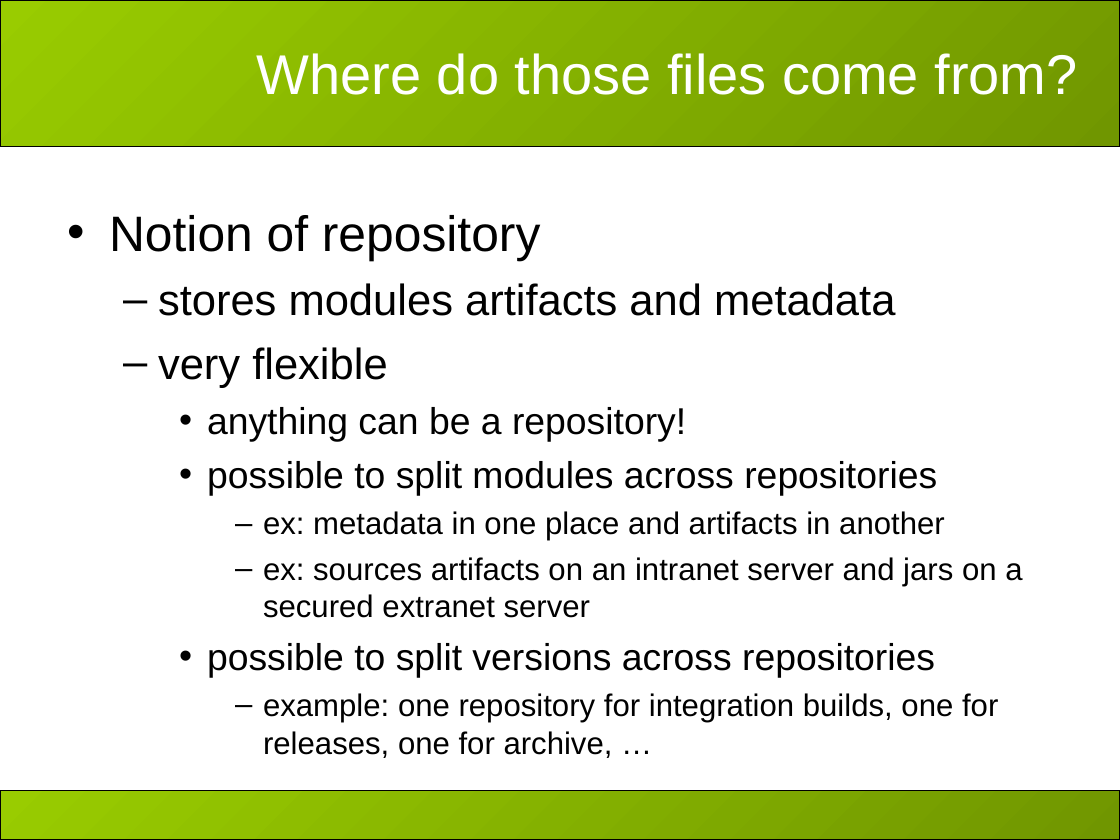
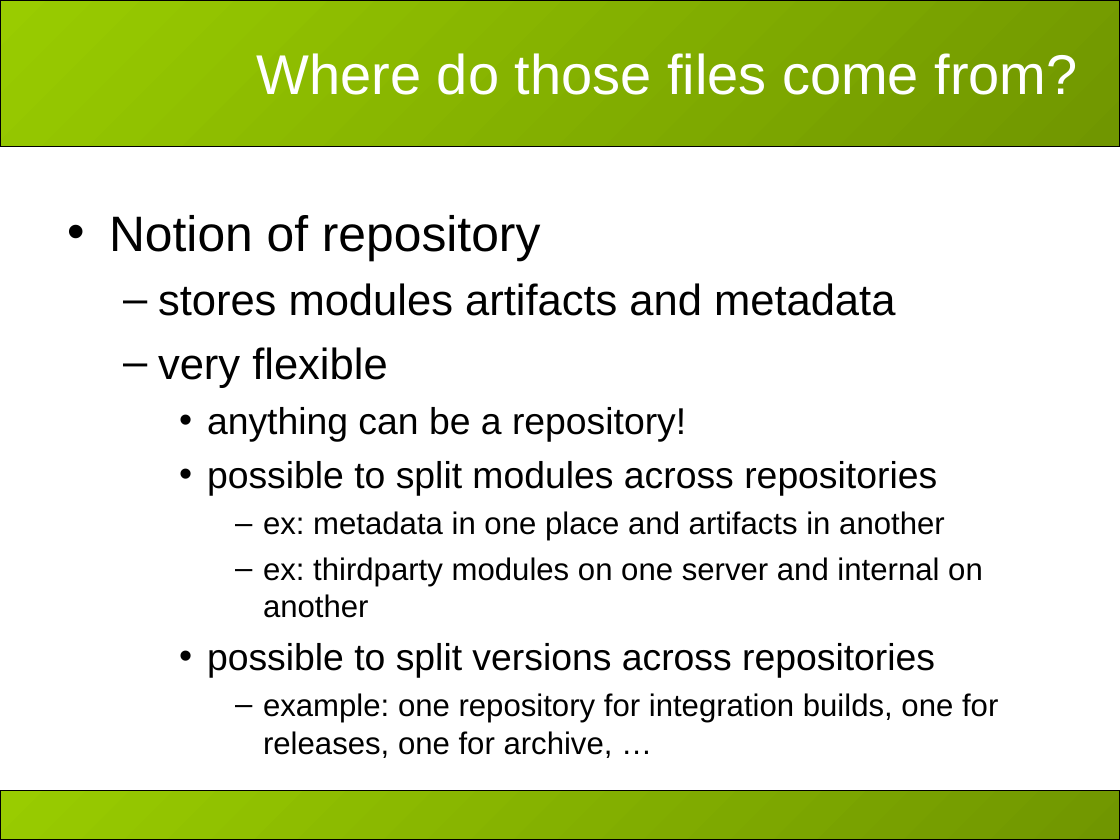
Before and after one commit to hiroyasub/ant-ivy-cregit, a slide deck: slide 14 of doc/presentations/apache-con-2007/slides.ppt. Drawn at 1120x840 pixels with LibreOffice and Linux fonts; fonts in the diff are those of the drawing; background and template pictures are left out. Boxes give left, top, right and bottom in pixels: in the first picture for what was removed or moved away, otherwise in the second. Text is boxed around its words. In the diff, an @@ line names an element or a change of style, - is before the commit and + after.

```diff
--- a/doc/presentations/apache-con-2007/slides.ppt
+++ b/doc/presentations/apache-con-2007/slides.ppt
@@ text at box(263, 557, 983, 618): text changed @@
-      – ex: sources artifacts on an intranet server and jars on a secured extranet server
+      – ex: thirdparty modules on one server and internal on another
```
Also in this commit, not shown: 2 other slides changed, 1 slide added.
